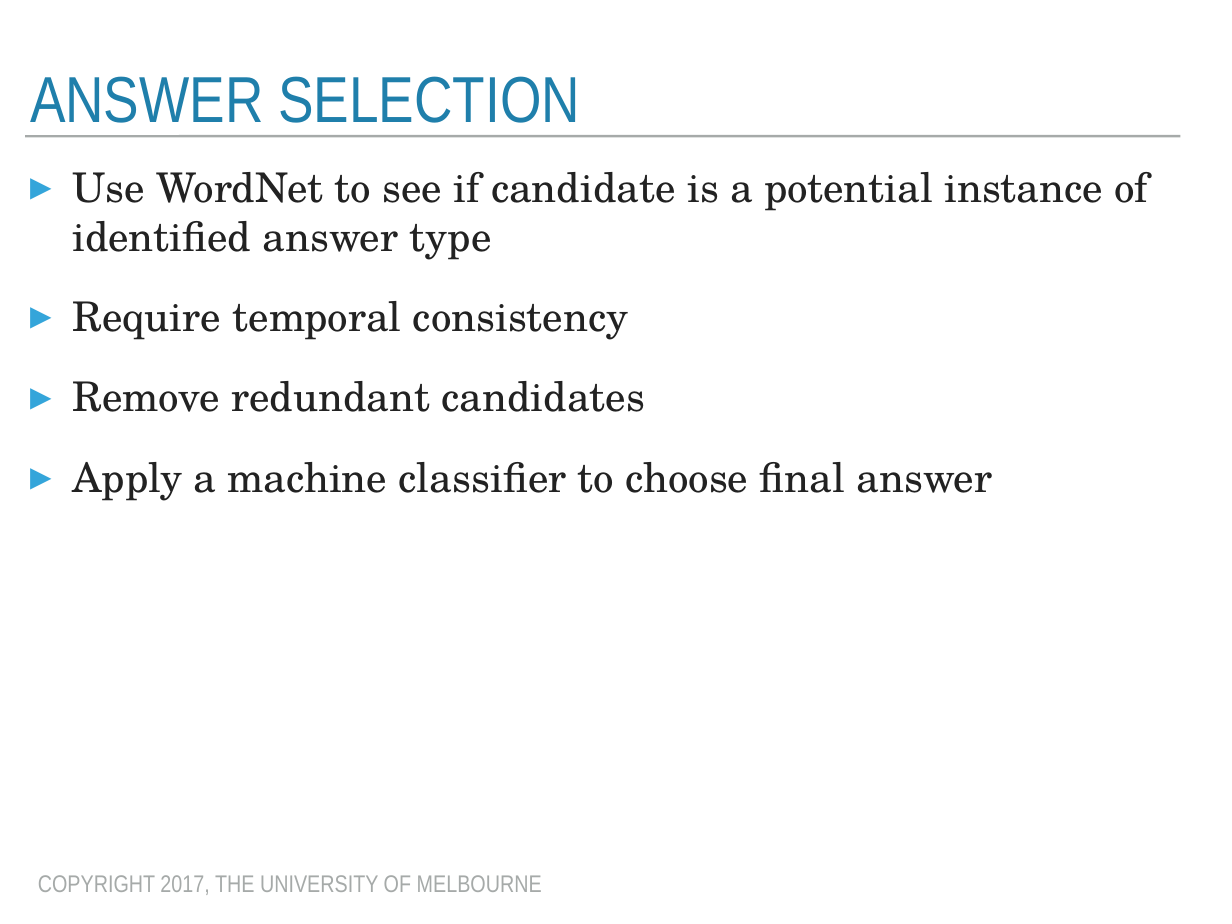
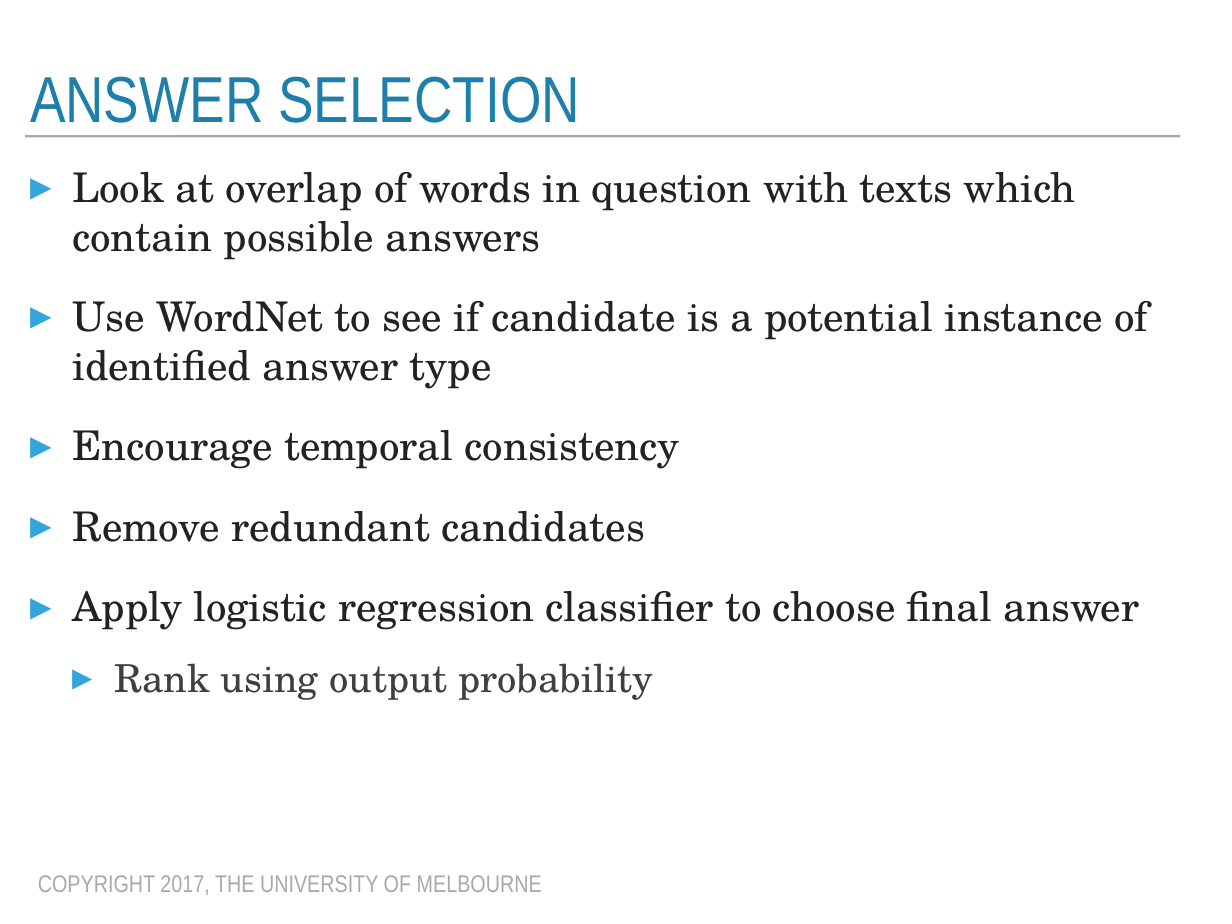
Before and after one commit to trevorcohn/comp90042, a slide deck: slide 23 of slides/WSTA_L12_question answering.pptx (slide 20 before the commit). Drawn at 1232x924 pixels with LibreOffice and Linux fonts; fonts in the diff are those of the drawing. Boxes give left, top, right and bottom in pixels: in the first picture for what was removed or moved away, otherwise in the second. Text is boxed around its words. In the diff, an @@ line names an element or a change of style, - is before the commit and + after.

```diff
--- a/slides/WSTA_L12_question answering.pptx
+++ b/slides/WSTA_L12_question answering.pptx
@@ text at bbox=[72, 172, 1076, 260]: paragraph added @@
+▸ Look at overlap of words in question with texts which contain possible answers
@@ text at bbox=[72, 430, 680, 469]: text changed @@
-▸ Require temporal consistency
+▸ Encourage temporal consistency
@@ text at bbox=[72, 591, 1140, 700]: text changed @@
-▸ Apply a machine classifier to choose final answer
+▸ Apply logistic regression classifier to choose final answer
+  ▸ Rank using output probability
```
Also in this commit, not shown: 17 other slides changed, 2 slides added, 2 other files.
